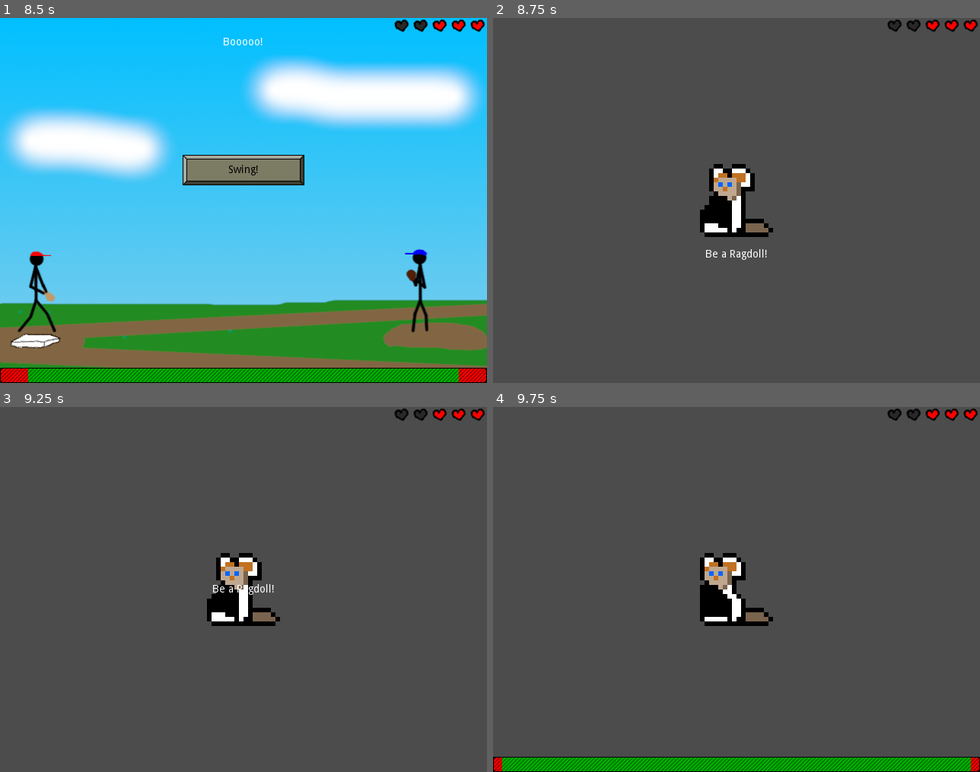
Above: before the commit, frames 1-4 (two rows, left to right).
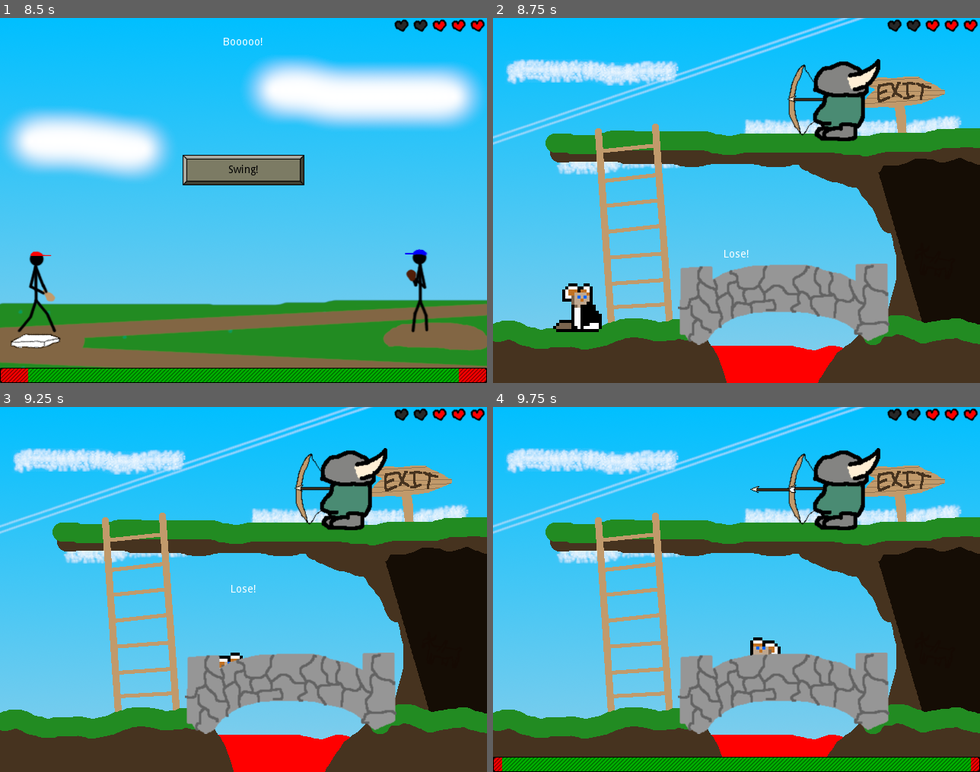
Above: after the commit, the same moments.

Repository: swashdev/minigame-madness
Game: Godot game, scene res://master/scenes/main.tscn
Two runs of this game, one before a commit and one after it. Both use one fixed random seed, a clock stepped at 60 frames per second and the inputs below.
Inputs:
- Up to frame 1 (8.5 s): tap Enter at 0.5 s; hold Right (ui_right) 0.53-2.03 s; tap Space (ui_select) at 0.77, 1.52, 3.02, 3.77, 4.52, 5.75, 6.02, 6.77, 7.52 s; hold Left (ui_left) 2.03-2.78 s; hold Right (ui_right) 2.78-4.28 s; hold Left (ui_left) 4.28-5.03 s; hold Right (ui_right) 5.03-5.78 s; hold Left (ui_left) 5.78-7.28 s; tap A at 6.5 s; hold Right (ui_right) from 7.28 s (still down)
- Up to frame 2 (8.75 s): keep holding Right (ui_right)
- Up to frame 3 (9.25 s): keep holding Right (ui_right); tap Space (ui_select) at 9.02 s
- Up to frame 4 (9.75 s): release Right (ui_right) at 9.53 s; hold Left (ui_left) from 9.53 s (still down)

Frame 1 is identical in both runs. In frame 2, 99% of the frame differs, in the area x 0-100%, y 0-100%; in frame 3, 99%; in frame 4, 95%.

Commit message:
[MASTER] add the Lose minigame to the queue.

Diff:
--- a/master/scenes/minigame_canvas.tscn
+++ b/master/scenes/minigame_canvas.tscn
@@ -1,12 +1,14 @@
-[gd_scene load_steps=5 format=2]
+[gd_scene load_steps=6 format=2]
 
 [ext_resource path="res://master/scripts/minigame_canvas.gd" type="Script" id=1]
 [ext_resource path="res://mini/ragdoll/scenes/ragdoll.tscn" type="PackedScene" id=2]
 [ext_resource path="res://mini/saw/scenes/saw_minigame.tscn" type="PackedScene" id=3]
 [ext_resource path="res://mini/baseball/scenes/baseball_minigame.tscn" type="PackedScene" id=4]
+[ext_resource path="res://mini/lose/scenes/lose_minigame.tscn" type="PackedScene" id=5]
 
 [node name="MinigameCanvas" type="Node2D"]
 script = ExtResource( 1 )
 Minigame1 = ExtResource( 2 )
 Minigame2 = ExtResource( 3 )
 Minigame3 = ExtResource( 4 )
+Minigame4 = ExtResource( 5 )
--- a/master/scripts/main.gd
+++ b/master/scripts/main.gd
@@ -65,6 +65,7 @@
 		$MinigameCanvas.SAW,
 		$MinigameCanvas.BASEBALL,
 		#$MinigameCanvas.ANCHOVY,
+		$MinigameCanvas.LOSE,
 		# Leading comma on last element intentional for diff files
 		]
 
--- a/master/scripts/minigame_canvas.gd
+++ b/master/scripts/minigame_canvas.gd
@@ -16,6 +16,7 @@
 	SAW, # saw_minigame.tscn
 	BASEBALL, # baseball_minigame.tscn
 	#ANCHOVY, # anchovy_game.tscn
+	LOSE, # lose_minigame.tscn
 	# Leading comment on last element intentional for diff files.
 }
 
@@ -23,7 +24,7 @@
 export (PackedScene) var Minigame1 # Ragdoll
 export (PackedScene) var Minigame2 # Saw
 export (PackedScene) var Minigame3 # Baseball
-export (PackedScene) var Minigame4 # Anchovy
+export (PackedScene) var Minigame4 # Lose
 
 # The minigame currently in progress.
 var _minigame: Minigame setget set_minigame
@@ -46,6 +47,8 @@
 			_minigame = Minigame3.instance()
 		#ANCHOVY:
 		#	_minigame = Minigame4.instance()
+		LOSE:
+			_minigame = Minigame4.instance()
 
 	_minigame.connect( "won", self, "_on_Minigame_won" )
 	_minigame.connect( "lost", self, "_on_Minigame_lost" )
